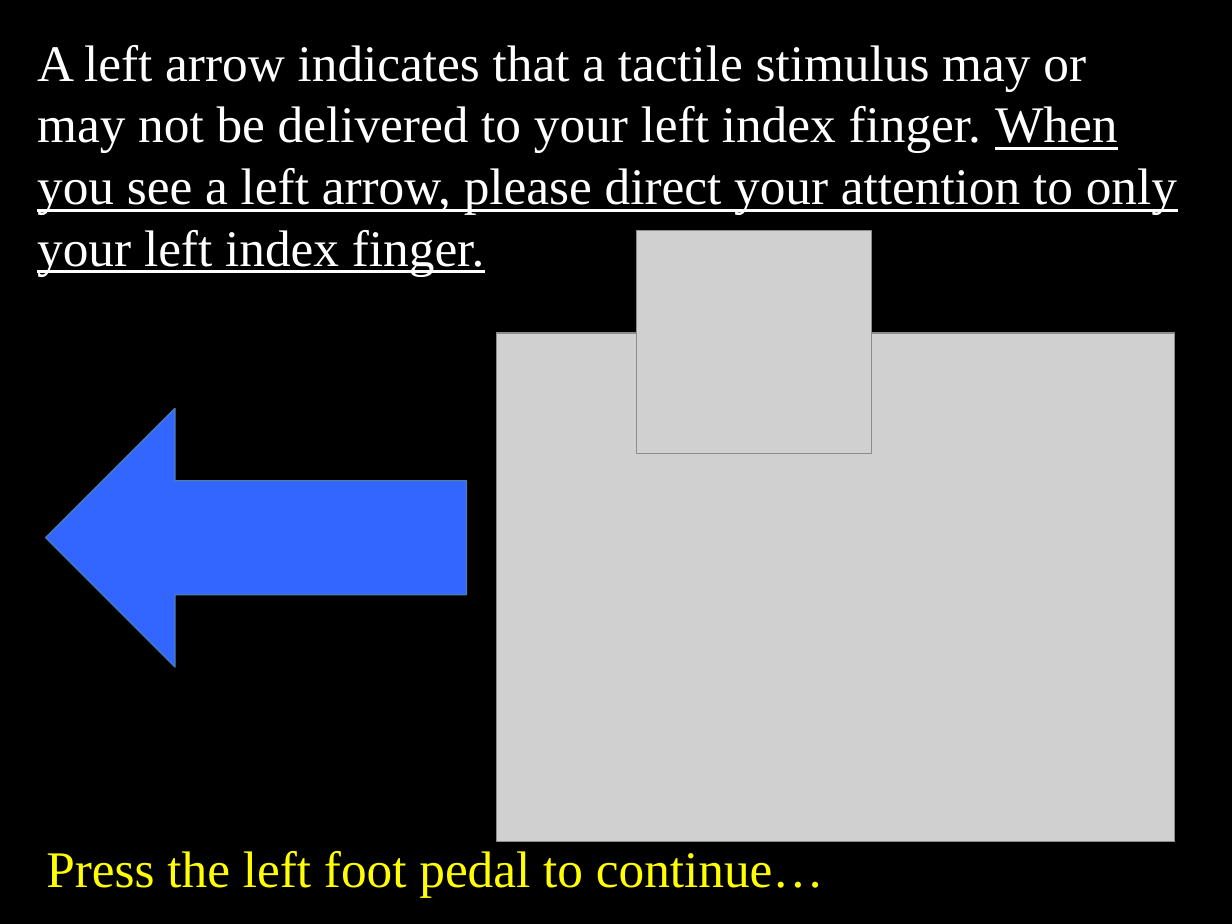
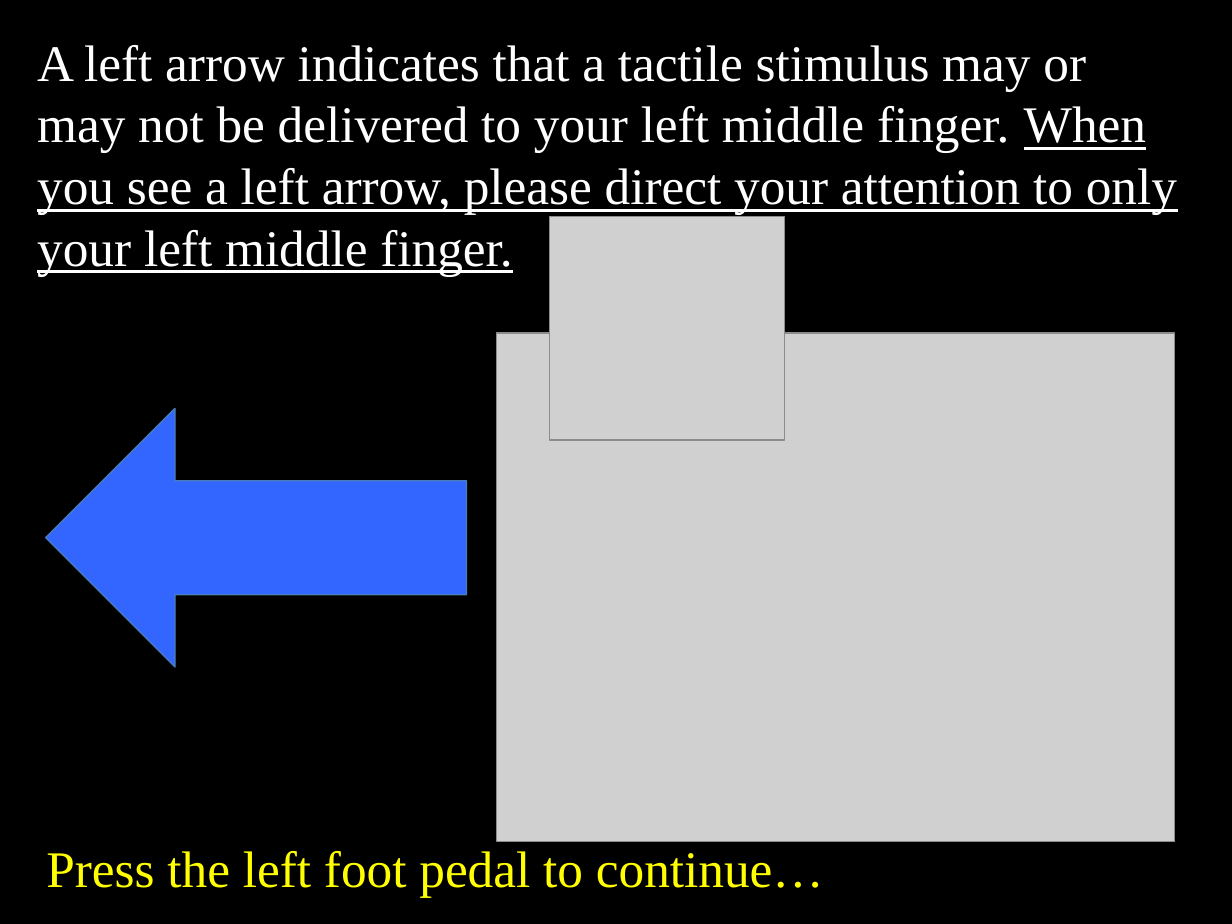
Before and after one commit to EmbodiedResearchLab/Vitality-Tactile-Detection, a slide deck: slide 2 of Stimuli/new/General instructions.pptx. Drawn at 1232x924 pixels with LibreOffice and Linux fonts; fonts in the diff are those of the drawing; grey boxes stand for pictures. Boxes give left, top, right and bottom in pixels: in the first picture for what was removed or moved away, otherwise in the second. Text is boxed around its words. In the diff, an @@ line names an element or a change of style, - is before the commit and + after.

Commit message:
Fixed instructions and number of trials
Fixed instructions to say middle finger and changed # threshold trials
per hand to 105

```diff
--- a/Stimuli/new/General instructions.pptx
+++ b/Stimuli/new/General instructions.pptx
@@ text at (37,45,1177,276): text changed @@
-A left arrow indicates that a tactile stimulus may or may not be delivered to your left index finger. When you see a left arrow, please direct your attention to only your left index finger.
+A left arrow indicates that a tactile stimulus may or may not be delivered to your left middle finger. When you see a left arrow, please direct your attention to only your left middle finger.
@@ picture: place and size @@
-picture at (636,230,871,453)
+picture at (549,217,785,440)
```
Also in this commit, not shown: 7 other slides changed, 8 other files.
